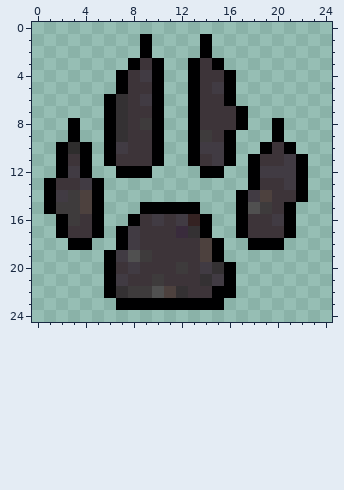
Pixel-art sprite: skill/hunter.png. This is how it looked before the edit.
The file is 25x25 pixels.
The same view after the edit:
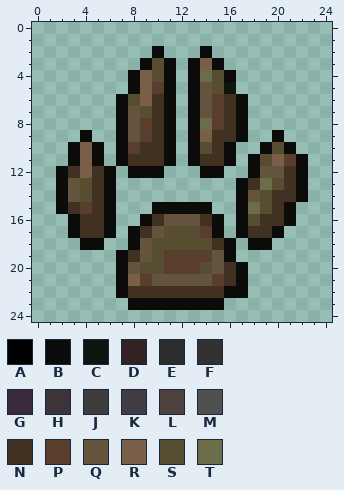
Palette (. is transparent): A #000001  B #0b0b0a  C #0d160e  D #342222  E #2e2d2d  F #343133  G #392b3c  H #3d3439  J #3e3b3c  K #413b43  L #4d413e  M #505050  N #413120  P #593e2d  Q #64533d  R #795f48  S #574e31  T #6b6c49
The exact change:
@@ x 0..24 @@
  0 .........................
- 1 .........A....A..........
- 2 .........A....A..........
- 3 ........AHA..AHA.........
- 4 .......AHKA..AHHA........
- 5 .......AHHA..AHKA........
- 6 ......AFHKA..AHHA........
- 7 ......AFHHA..AHHHA.......
- 8 ...A..AFHJA..AHHHA..A....
- 9 ...A..AFHHA..AJHA...A....
-10 ..AEA.AKHHA..AKKA..AHA...
-11 ..AHA.AHHHA..AHKA.AHHKA..
-12 ..AKA..AAA....AA..AKKKA..
-13 .AHHKA............AHHKA..
-14 .AKJLA...........AKLHHA..
-15 .AJJLA...AAAAA...AMJHA...
-16 ..AJHA..AHKHKDA..AHHKA...
-17 ..AHHA.AKHHHGFA..AHHHA...
-18 ...AA..AKHHHHHLA..AAA....
-19 ......AKMJHHHHLA.........
-20 ......AHKHHHJHKFA........
-21 ......AKHHJHHHFKA........
-22 ......AFJJMLFHHAA........
-23 .......AAAAAAAAA.........
+ 1 .........................
+ 2 ..........B...B..........
+ 3 .........BSB.BRB.........
+ 4 ........BRSB.BTSB........
+ 5 ........BRPB.BQSC........
+ 6 .......BSRNB.BQPNB.......
+ 7 .......BQSNB.BQPNB.......
+ 8 .......BQPNB.BTPNB.......
+ 9 ....B..BQPNB.BRNNB..B....
+10 ...BRB.BPNNB.BSNB..BSB...
+11 ...BRB.BNNNB.BNNB.BSRPB..
+12 ..BNRNB.BBB...BB..BQQNB..
+13 ..BQSNB..........BNTSNB..
+14 ..BQSNB..........BQSNNB..
+15 ..BNPNB...BBBBB..BTSNB...
+16 ...BNNB..BNQQQNB.BSNNB...
+17 ...BNNB.BNQSSSPB.BNNB....
+18 ....BB..BQSSSSSNB.BB.....
+19 .......BNQSPPPPQB........
+20 .......BQSSPPPSQNB.......
+21 .......BRPQQQQQPNB.......
+22 .......BNNNNNNNNBB.......
+23 ........BBBBBBBB.........
 24 .........................
